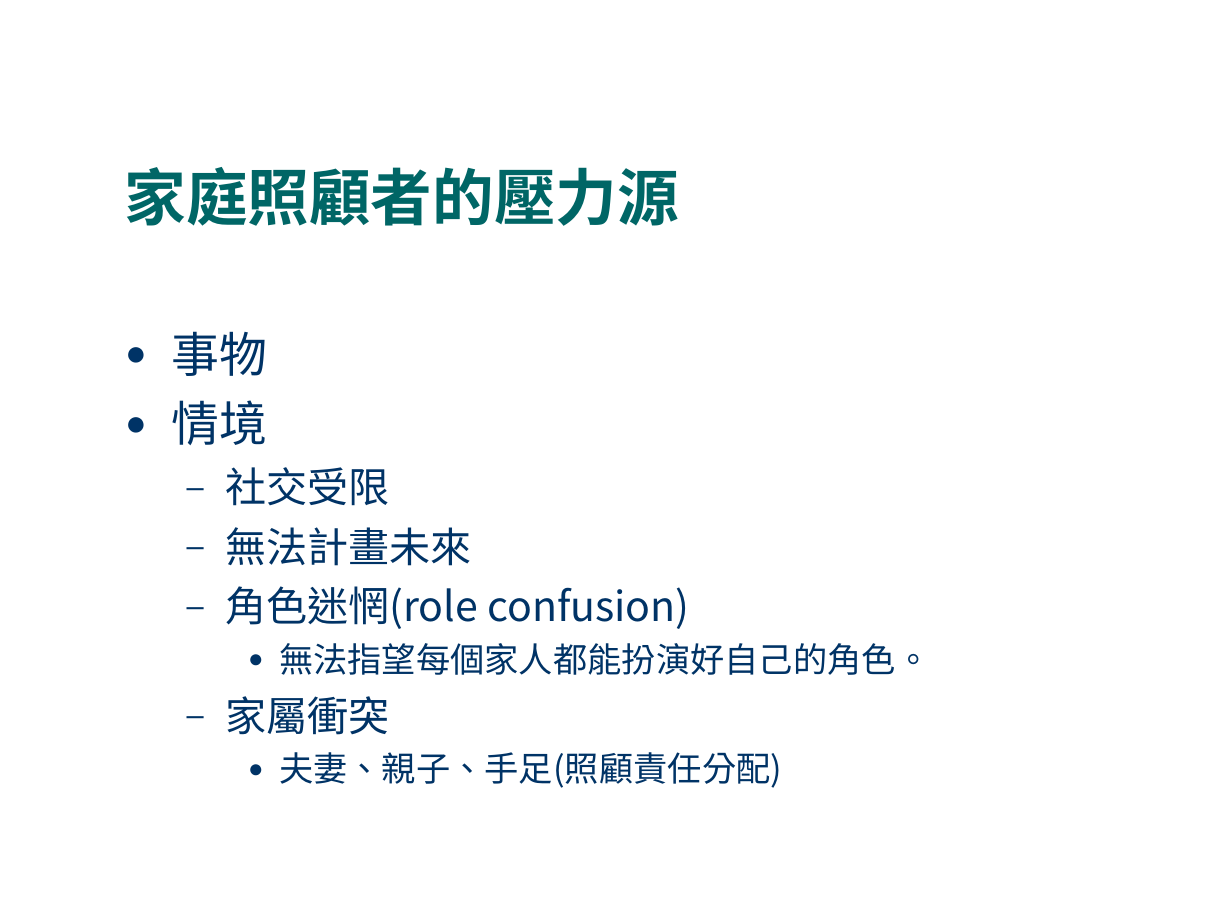
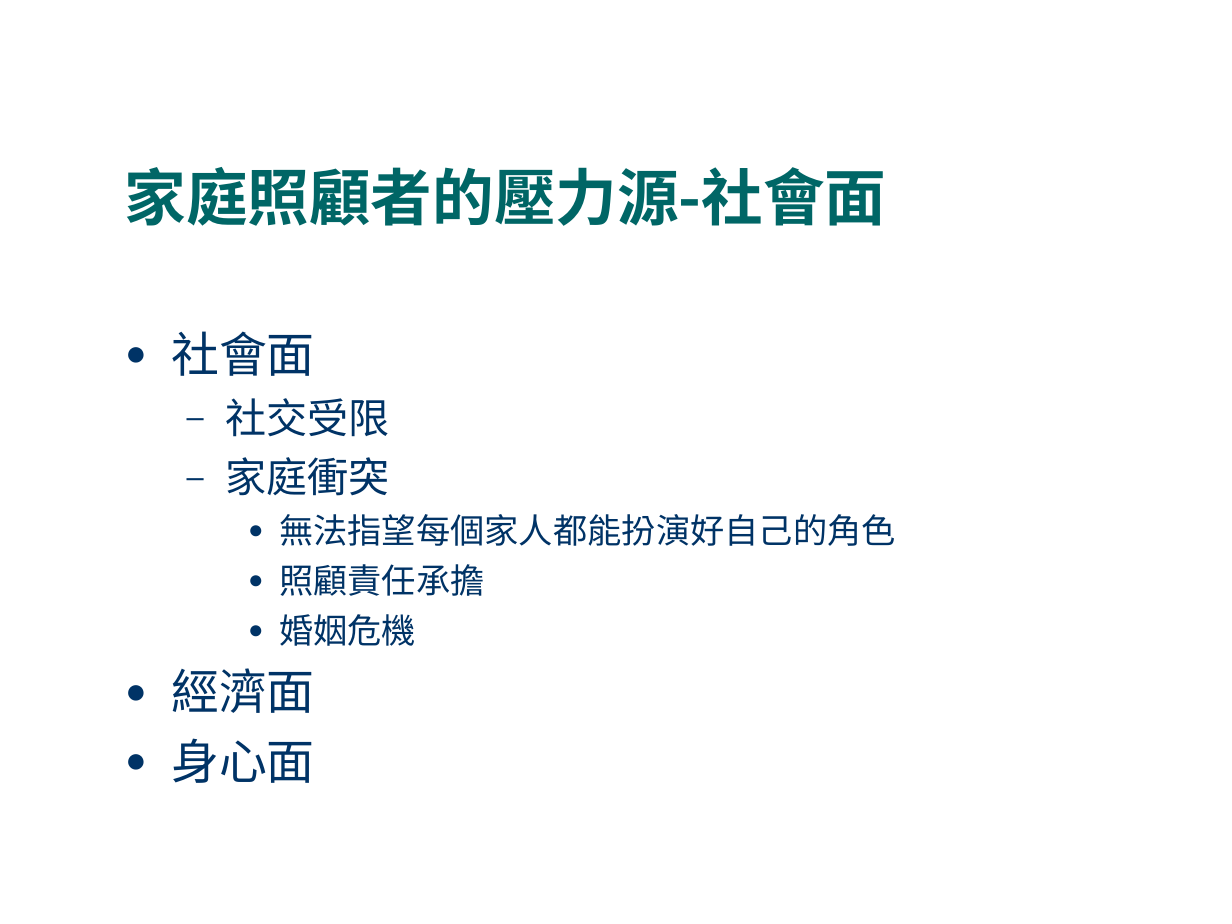
Before and after one commit to fhopecc/stxt, a slide deck: slide 10 of doc/tutorial/home_care.odp. Drawn at 1232x924 pixels with LibreOffice and Linux fonts; fonts in the diff are those of the drawing. Boxes give left, top, right and bottom in pixels: in the first picture for what was removed or moved away, otherwise in the second. Text is boxed around its words. In the diff, an @@ line names an element or a change of style, - is before the commit and + after.

```diff
--- a/doc/tutorial/home_care.odp
+++ b/doc/tutorial/home_care.odp
@@ title at bbox=[125, 167, 887, 226]: text changed @@
-家庭照顧者的壓力源
+家庭照顧者的壓力源-社會面
@@ text at bbox=[171, 331, 315, 376]: text changed @@
-● 事物
-● 情境
+● 社會面
@@ text at bbox=[171, 457, 896, 783]: text changed @@
-  – 無法計畫未來
-  – 角色迷惘(role confusion)
-    ● 無法指望每個家人都能扮演好自己的角色。
-  – 家屬衝突
-    ● 夫妻、親子、手足(照顧責任分配)
+  – 家庭衝突
+    ● 無法指望每個家人都能扮演好自己的角色
+    ● 照顧責任承擔
+    ● 婚姻危機
+● 經濟面
+● 身心面
```
Also in this commit, not shown: 6 other slides changed, 1 slide added, 2 slides removed.
